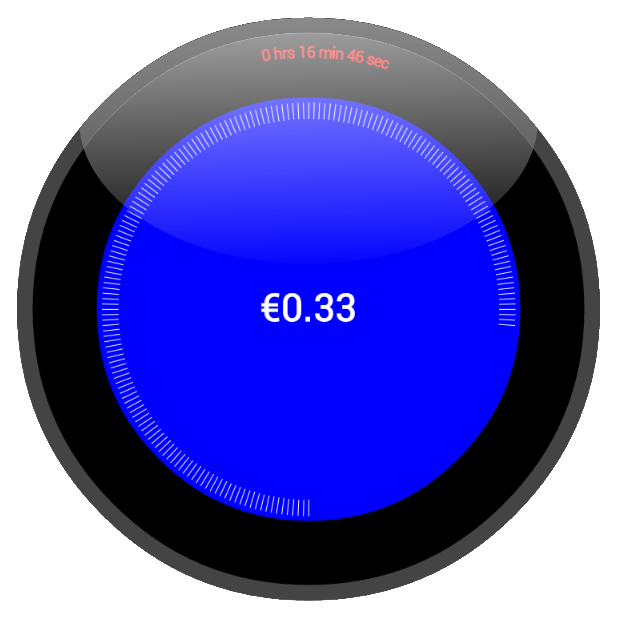
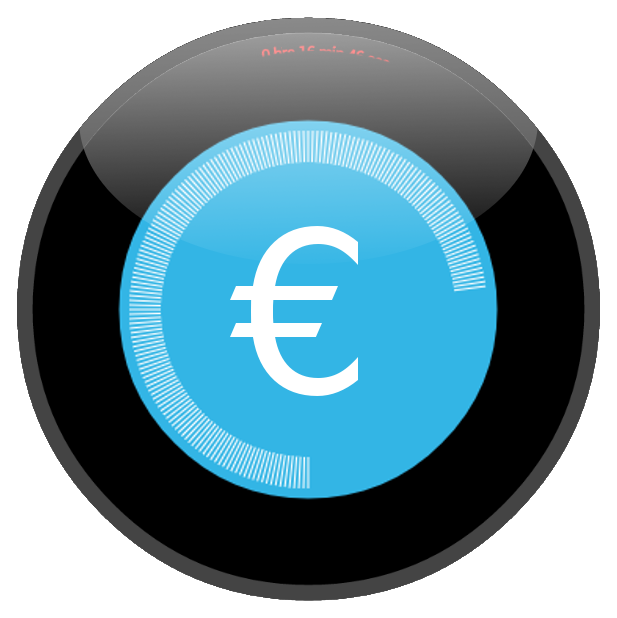
The second 617×618 image is a revision of the first. Changes to its layers:
added layer "€" above "Pasted Layer #2" over [230, 226, 358, 396]
added layer "Pasted Layer #2" above "Pasted Layer" over [96, 50, 521, 522]
painted on "Pasted Layer" over [205, 266, 387, 344]
